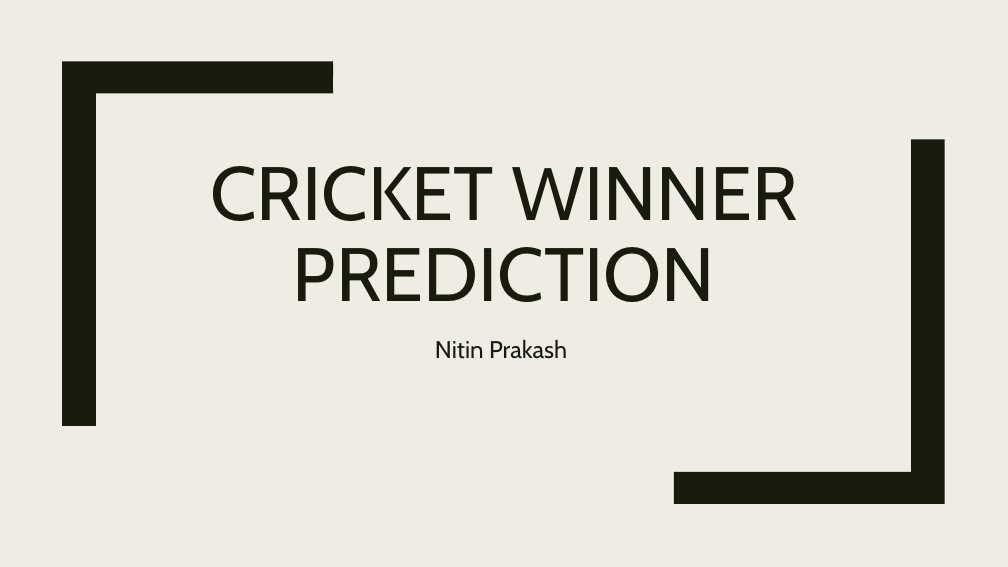
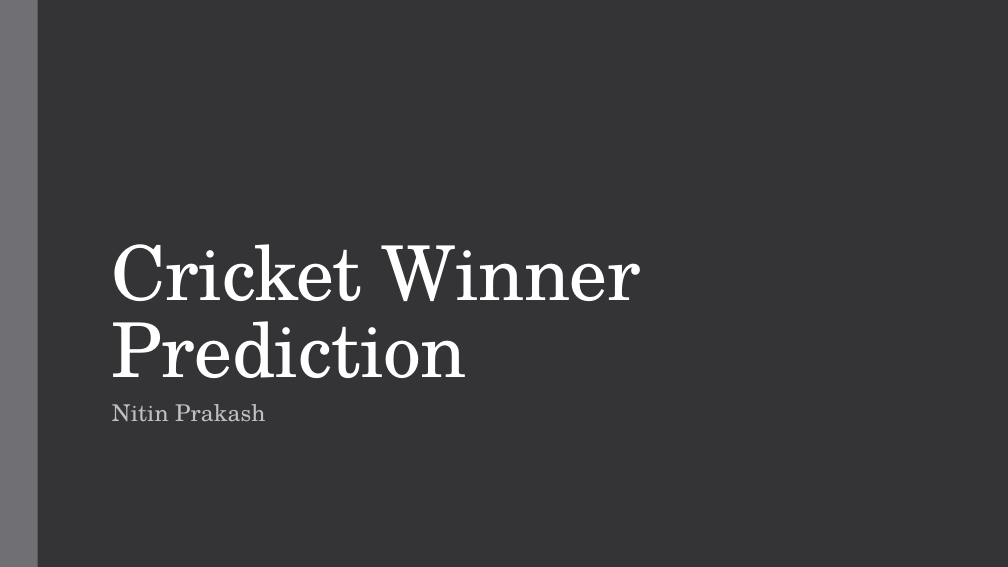
Before and after one commit to npsquared/3251_Presentation, a slide deck: slide 1 of 3251 - Cricket Prediction - Nitin Prakash.pptx. Drawn at 1008x567 pixels with LibreOffice and Linux fonts; fonts in the diff are those of the drawing. Boxes give left, top, right and bottom in pixels: in the first picture for what was removed or moved away, otherwise in the second. Text is boxed around its words. In the diff, an @@ line names an element or a change of style, - is before the commit and + after.

```diff
--- a/3251 - Cricket Prediction - Nitin Prakash.pptx
+++ b/3251 - Cricket Prediction - Nitin Prakash.pptx
@@ background #EFEDE3 to #353537 @@
@@ rectangle added at [0,0,38,567], fill #6F6F74 @@
@@ freeform shape removed at [62,61,333,426] @@
@@ freeform shape removed at [675,139,945,504] @@
@@ title at [112,244,641,378]: text changed; font Cabin to TeX Gyre Schola; text colour #191B0E to #FFFFFF @@
-CRICKET WINNER PREDICTION
+Cricket Winner Prediction
@@ subtitle "Nitin Prakash": place and size @@
-subtitle "Nitin Prakash" at [435,340,567,359]
+subtitle "Nitin Prakash" at [112,404,265,422]
@@ subtitle "Nitin Prakash" at [112,404,265,422]: size 23 to 22 pt, font Cabin to TeX Gyre Schola, text colour #191B0E to #BFBFBF, letter spacing 0 to 0.1 pt; alignment centre to left; line spacing 1.12 to 0.95; more space between paragraphs @@
```
Also in this commit, not shown: 18 other slides changed.
